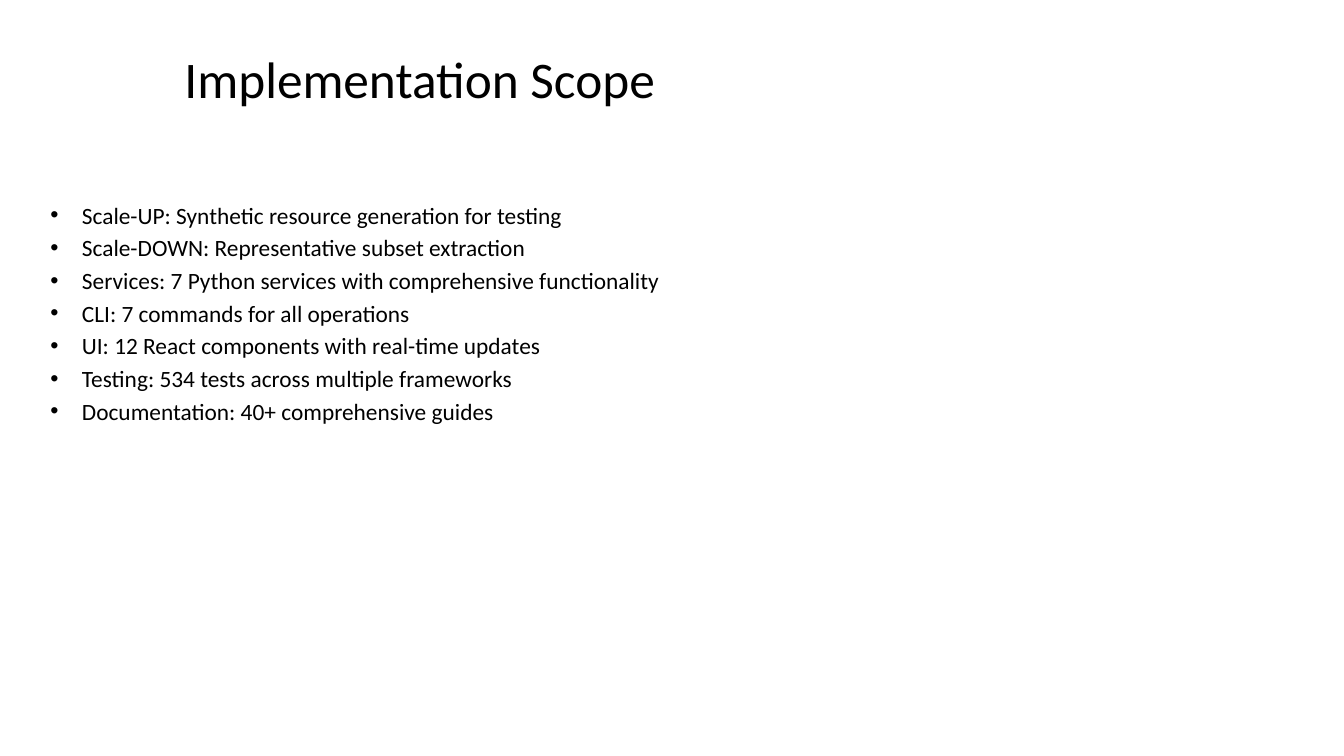
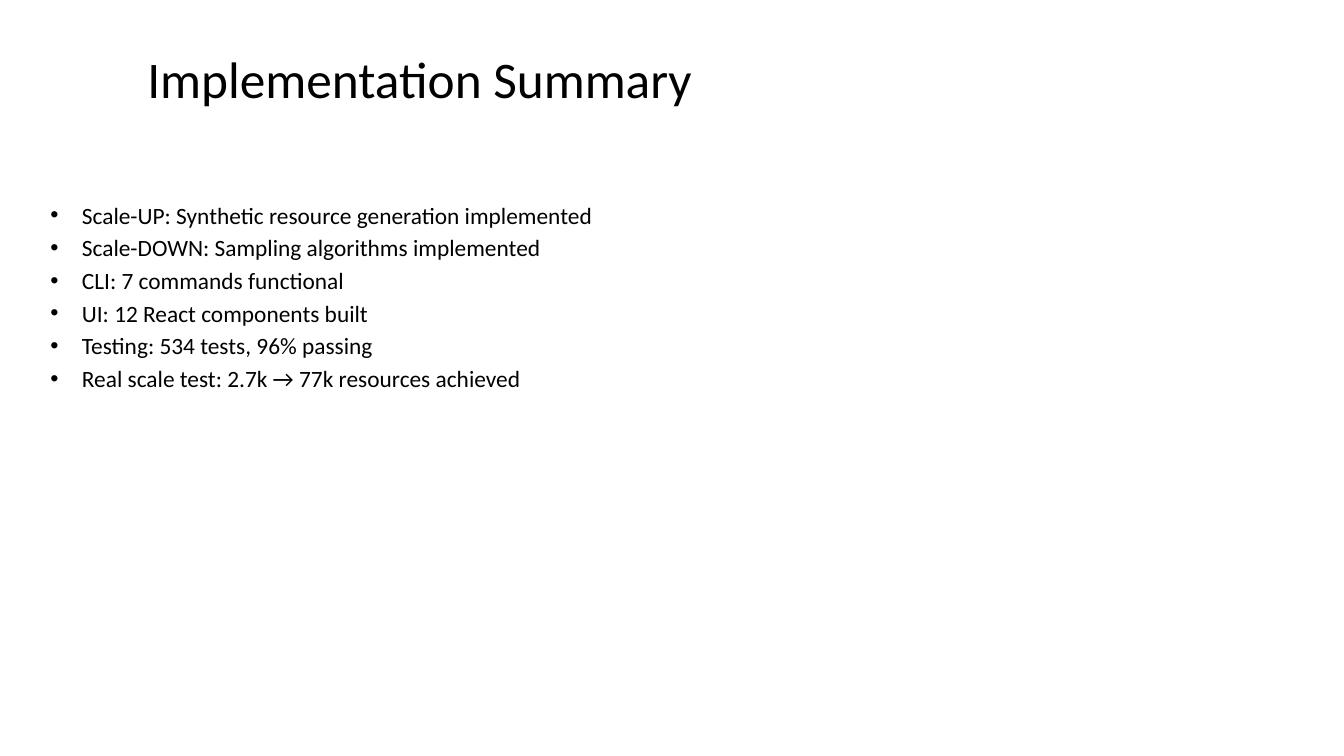
Before and after one commit to rysweet/azure-tenant-grapher, a slide deck: slide 2 of Scale_Operations_Implementation.pptx. Drawn at 1344x756 pixels with LibreOffice and Linux fonts; fonts in the diff are those of the drawing. Boxes give left, top, right and bottom in pixels: in the first picture for what was removed or moved away, otherwise in the second. Text is boxed around its words. In the diff, an @@ line names an element or a change of style, - is before the commit and + after.

```diff
--- a/Scale_Operations_Implementation.pptx
+++ b/Scale_Operations_Implementation.pptx
@@ title at (147, 62, 691, 107): text changed @@
-Implementation Scope
+Implementation Summary
@@ text at (82, 207, 592, 387): text changed @@
-• Scale-UP: Synthetic resource generation for testing
-• Scale-DOWN: Representative subset extraction
-• Services: 7 Python services with comprehensive functionality
-• CLI: 7 commands for all operations
-• UI: 12 React components with real-time updates
-• Testing: 534 tests across multiple frameworks
-• Documentation: 40+ comprehensive guides
+• Scale-UP: Synthetic resource generation implemented
+• Scale-DOWN: Sampling algorithms implemented
+• CLI: 7 commands functional
+• UI: 12 React components built
+• Testing: 534 tests, 96% passing
+• Real scale test: 2.7k → 77k resources achieved
```
Also in this commit, not shown: 13 other slides changed.
